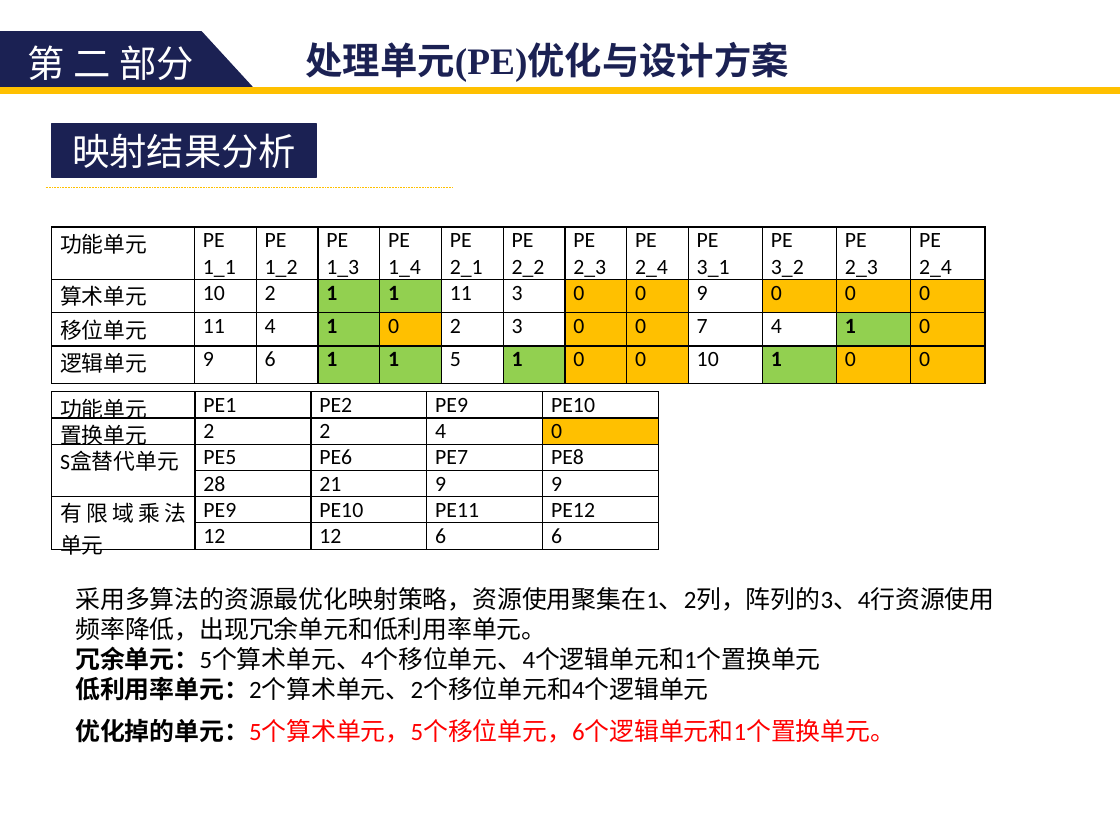
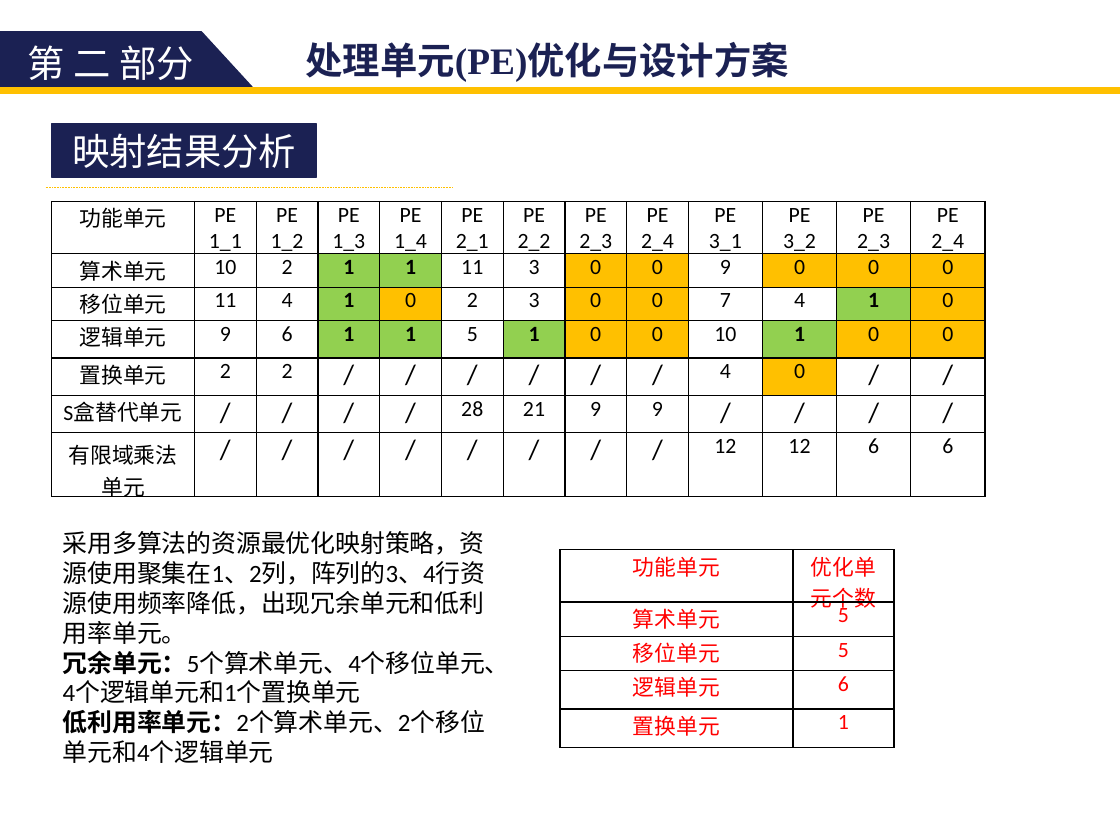
Before and after one commit to zdyzhan/bishe, a slide deck: slide 34 of 131199 李小泉.pptx. Drawn at 1120x840 pixels with LibreOffice and Linux fonts; fonts in the diff are those of the drawing. Boxes give left, top, right and bottom in pixels: in the first picture for what was removed or moved away, otherwise in the second. Text is boxed around its words. In the diff, an @@ line names an element or a change of style, - is before the commit and + after.

```diff
--- a/131199 李小泉.pptx
+++ b/131199 李小泉.pptx
@@ table at bbox=[52, 202, 983, 501] @@
+row 5: 置换单元 | 2 | 2 | / | / | / | / | / | / | 4 | 0 | / | /
+row 6: S盒替代单元 | / | / | / | / | 28 | 21 | 9 | 9 | / | / | / | /
+row 7: 有限域乘法单元 | / | / | / | / | / | / | / | / | 12 | 12 | 6 | 6
@@ table: place and size @@
-table at bbox=[52, 227, 983, 384]
+table at bbox=[52, 202, 983, 501]
@@ table removed at bbox=[52, 392, 656, 559], 6 rows, 5 columns @@
-功能单元 | PE1 | PE2 | PE9 | PE10
-置换单元 | 2 | 2 | 4 | 0
-S盒替代单元 | PE5 | PE6 | PE7 | PE8
- | 28 | 21 | 9 | 9
-有限域乘法单元 | PE9 | PE10 | PE11 | PE12
- | 12 | 12 | 6 | 6
@@ text "采用多算法的资源最优化映射策略，资源使用聚集在1、2列，阵列的3、4行资源使用频率降低，出现冗余单元和低利用率单元。" rewrapped from bbox=[75, 587, 994, 701] to bbox=[63, 531, 510, 734] @@
@@ table added at bbox=[560, 550, 894, 747], 5 rows, 2 columns @@
+功能单元 | 优化单元个数
+算术单元 | 5
+移位单元 | 5
+逻辑单元 | 6
+置换单元 | 1
@@ text removed at bbox=[75, 719, 895, 743] @@
-优化掉的单元：5个算术单元，5个移位单元，6个逻辑单元和1个置换单元。
```
Also in this commit, not shown: 5 other slides changed, 1 other file.
